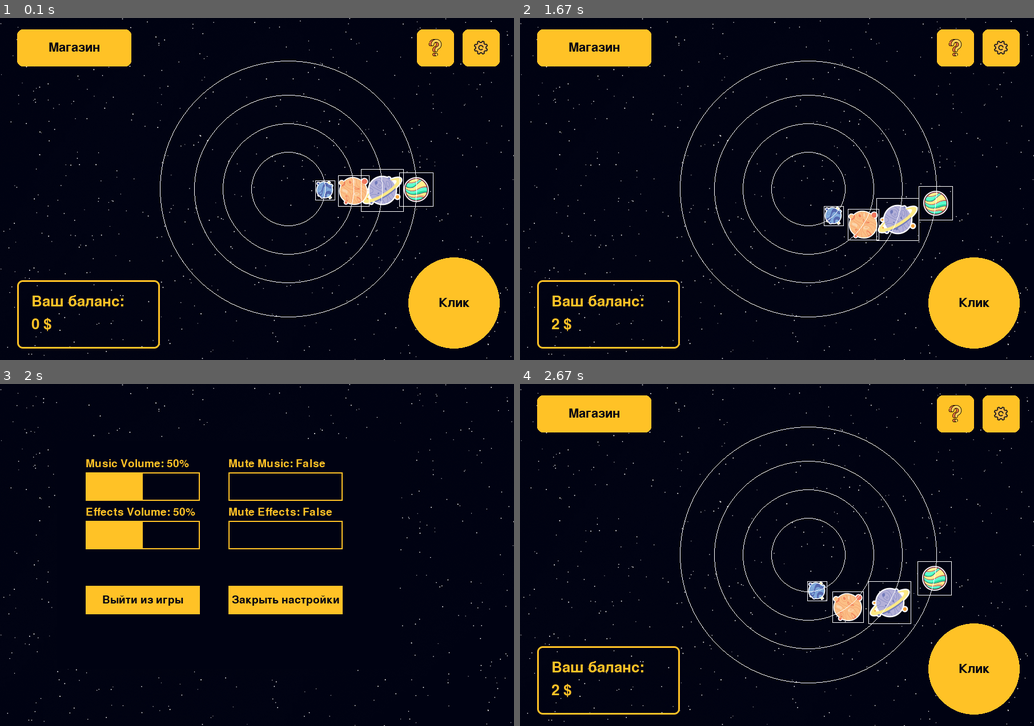
Above: before the commit, frames 1-4 (two rows, left to right).
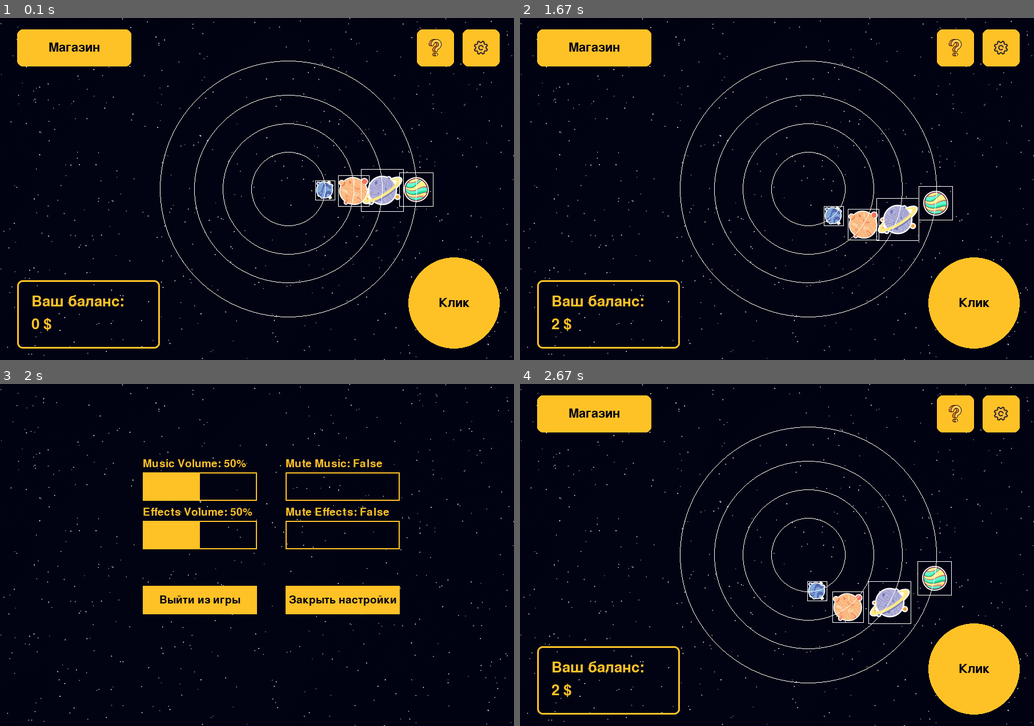
Above: after the commit, the same moments.

Repository: impanikaa/pygameProject
Game: pygame game, started from main.py
Two runs of this game, one before a commit and one after it. Both use one fixed random seed, a clock stepped at 60 frames per second and the inputs below.
Inputs (mouse positions are in pixels of both pictures, inside the frame that each line leads up to):
- Up to frame 1 (0.1 s): no input
- Up to frame 2 (1.67 s): click (941, 178) at 0.38 s; click "Клик" at 0.72 s; click (967, 308) at 1.55 s
- Up to frame 3 (2 s): click (483, 414) at 1.88 s
- Up to frame 4 (2.67 s): click "Закрыть настройки" at 2.38 s

Frames 1-2 are identical in both runs. In frame 3, 8.6% of the frame differs, in the area x 11-78%, y 16-84%; in frame 4, nothing differs.

Commit message:
всё плохо

Diff:
--- a/main.py
+++ b/main.py
@@ -67,6 +67,7 @@
                         # Добавьте здесь действия для нажатия на кнопку "Настройки"
                         return "settings"
                     elif self.current_state.planet_1_rect.collidepoint(event.pos):
+                        print(1)
                         self.set_selected_planet(1)
                         self.current_state.switch_to_planet_screen(1)
                     elif self.current_state.planet_2_rect.collidepoint(event.pos):
@@ -99,21 +100,20 @@
 # настройки
 class SettingsOverlay:
     def __init__(self):
-        self.rect = pygame.Rect(100, 100, 600, 400)
         self.font = pygame.font.Font(None, 28)
         self.volume_music = 50
         self.volume_effects = 50
         self.mute_music = False
         self.mute_effects = False
-        self.exit_button = pygame.Rect(150, 354, 200, 50)
-        self.close_button = pygame.Rect(400, 354, 200, 50)
+        self.exit_button = pygame.Rect(250, 354, 200, 50)
+        self.close_button = pygame.Rect(500, 354, 200, 50)
         self.update_buttons()
 
     def update_buttons(self):
-        self.volume_music_button = pygame.Rect(150, 155, 200, 50)
-        self.volume_effects_button = pygame.Rect(150, 240, 200, 50)
-        self.mute_music_button = pygame.Rect(400, 155, 200, 50)
-        self.mute_effects_button = pygame.Rect(400, 240, 200, 50)
+        self.volume_music_button = pygame.Rect(250, 155, 200, 50)
+        self.volume_effects_button = pygame.Rect(250, 240, 200, 50)
+        self.mute_music_button = pygame.Rect(500, 155, 200, 50)
+        self.mute_effects_button = pygame.Rect(500, 240, 200, 50)
 
     def handle_events(self, events):
         for event in events:
@@ -140,7 +140,6 @@
         return None
 
     def draw(self, screen):
-        pygame.draw.rect(screen, space_color, self.rect)
 
         exit_text = self.font.render("Выйти из игры", True, space_color)
         exit_rect = exit_text.get_rect(center=self.exit_button.center)
@@ -166,14 +165,15 @@
         pygame.draw.rect(screen, vivid_orange, self.mute_effects_button, 2)
 
         if self.mute_music:
-            pygame.draw.rect(screen, dark_grey, self.mute_music_button)
+            pygame.draw.rect(screen, vivid_orange, self.mute_music_button)
         if self.mute_effects:
-            pygame.draw.rect(screen, dark_grey, self.mute_effects_button)
-
-        screen.blit(volume_music_text, (150, 130))
-        screen.blit(volume_effects_text, (150, 215))
-        screen.blit(mute_music_text, (400, 130))
-        screen.blit(mute_effects_text, (400, 215))
+            pygame.draw.rect(screen, vivid_orange, self.mute_effects_button)
+
+        screen.blit(volume_music_text, (250, 130))
+        screen.blit(volume_effects_text, (250, 215))
+        screen.blit(mute_music_text, (500, 130))
+        screen.blit(mute_effects_text, (500, 215))
+
 
 # меню настроек
 class SettingsMenu(Scene):
@@ -187,7 +187,6 @@
                 return "close_settings"
         result = self.settings_overlay.handle_events(events)
         if result:
-            print(result)
             if result == "close_settings":
                 return "main_menu"
         return None
